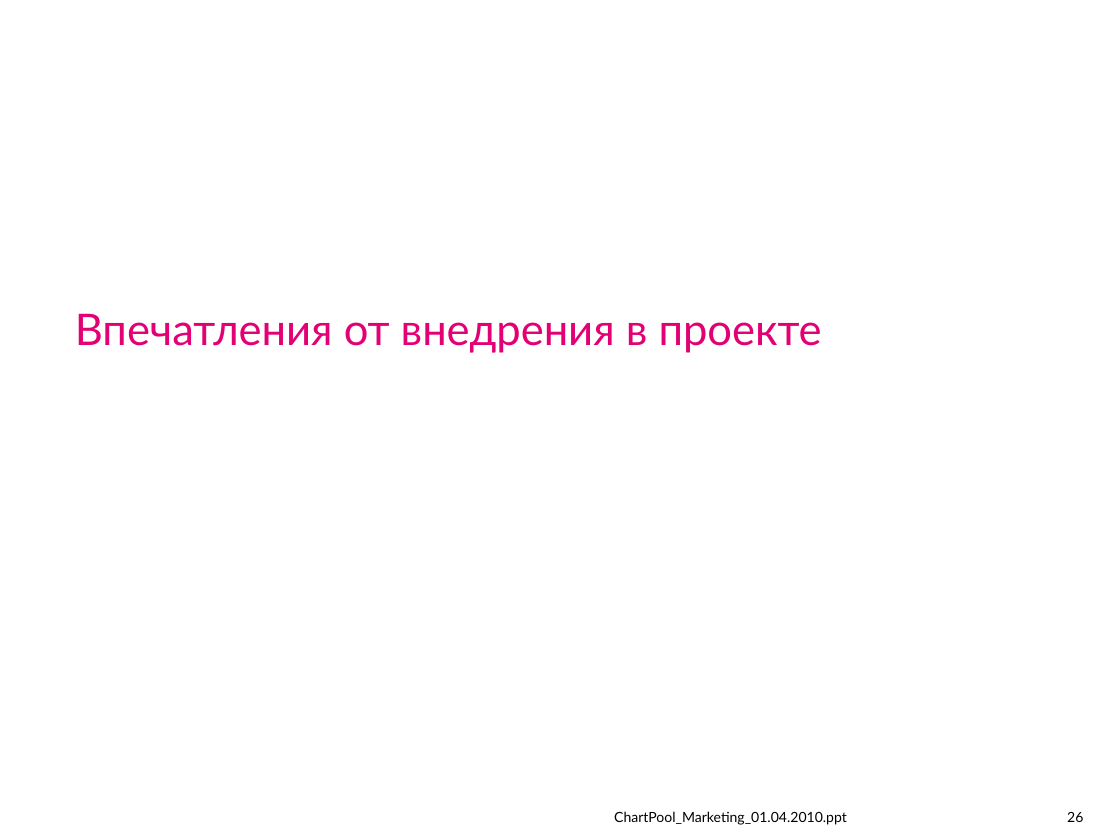
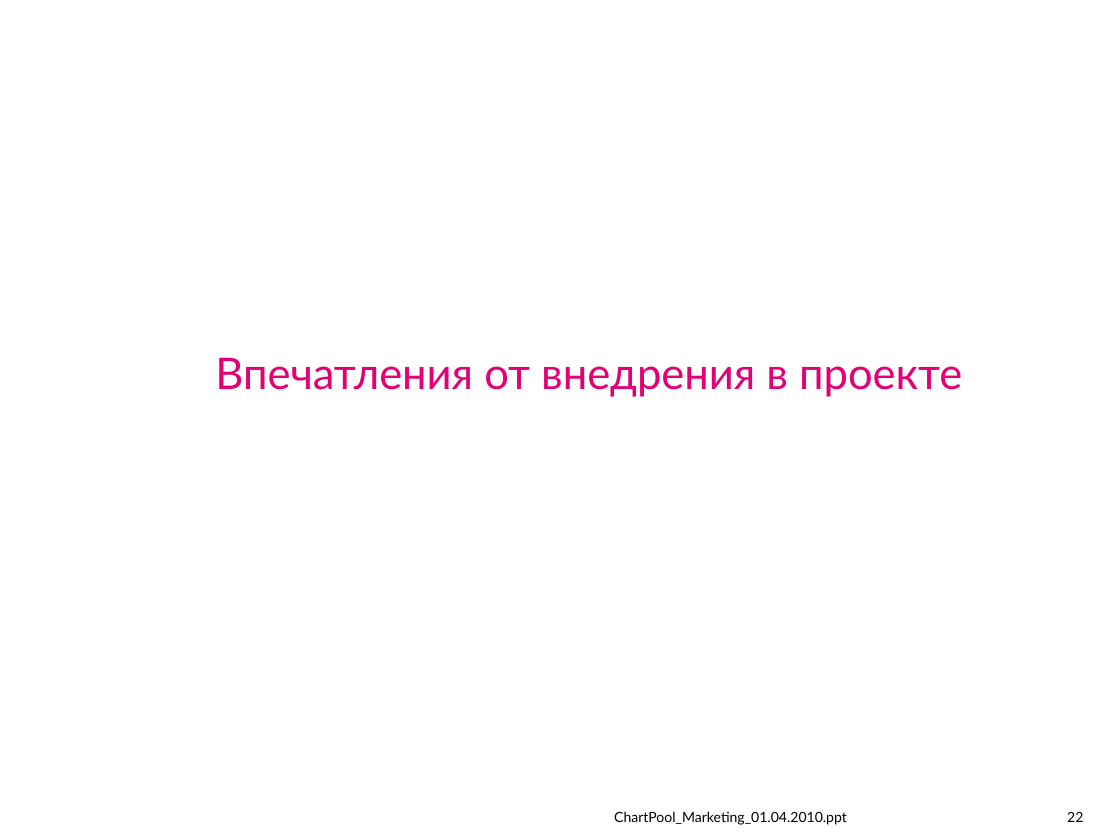
Before and after one commit to IvanCS/JMeterAvtoTestingDemo, a slide deck: slide 22 of documents/presentation.ppt (slide 26 before the commit). Drawn at 1120x840 pixels with LibreOffice and Linux fonts; fonts in the diff are those of the drawing; background and template pictures are left out. Boxes give left, top, right and bottom in pixels: in the first picture for what was removed or moved away, otherwise in the second. Text is boxed around its words. In the diff, an @@ line names an element or a change of style, - is before the commit and + after.

```diff
--- a/documents/presentation.ppt
+++ b/documents/presentation.ppt
@@ title "Впечатления от внедрения в проекте": place and size @@
-title "Впечатления от внедрения в проекте" at <box>75,313,822,353</box>
+title "Впечатления от внедрения в проекте" at <box>215,357,962,397</box>
@@ page number at <box>1067,812,1083,822</box>: text changed @@
-26
+22
```
Also in this commit, not shown: 20 other slides changed, 1 slide added, 5 slides removed, 10 other files.
